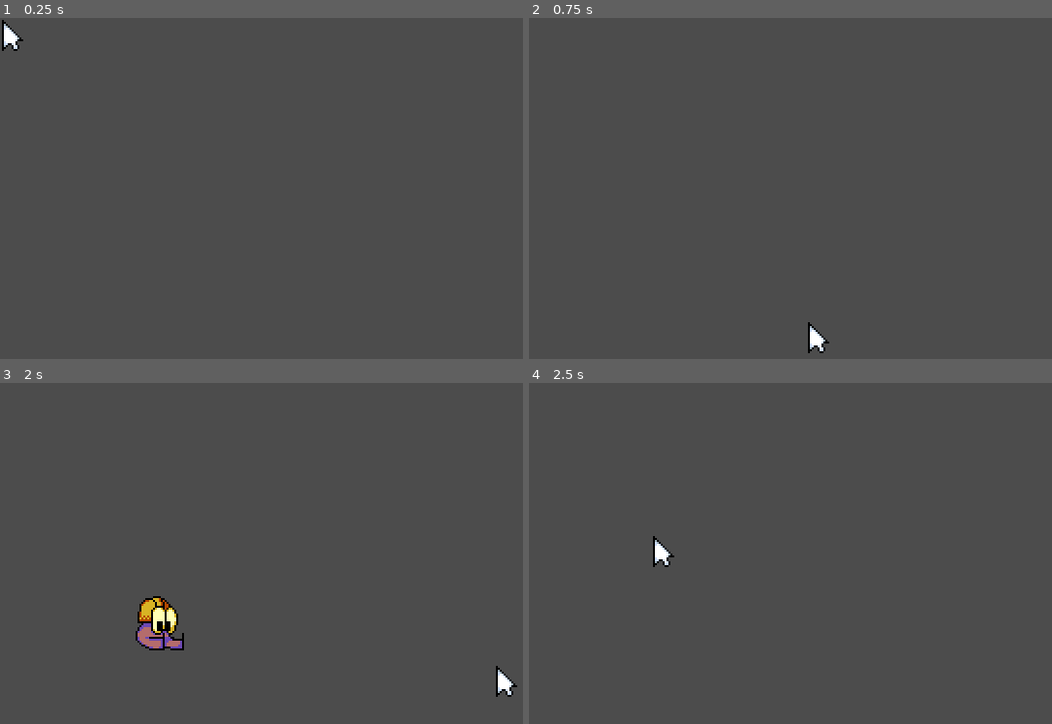
Above: before the commit, frames 1-4 (two rows, left to right).
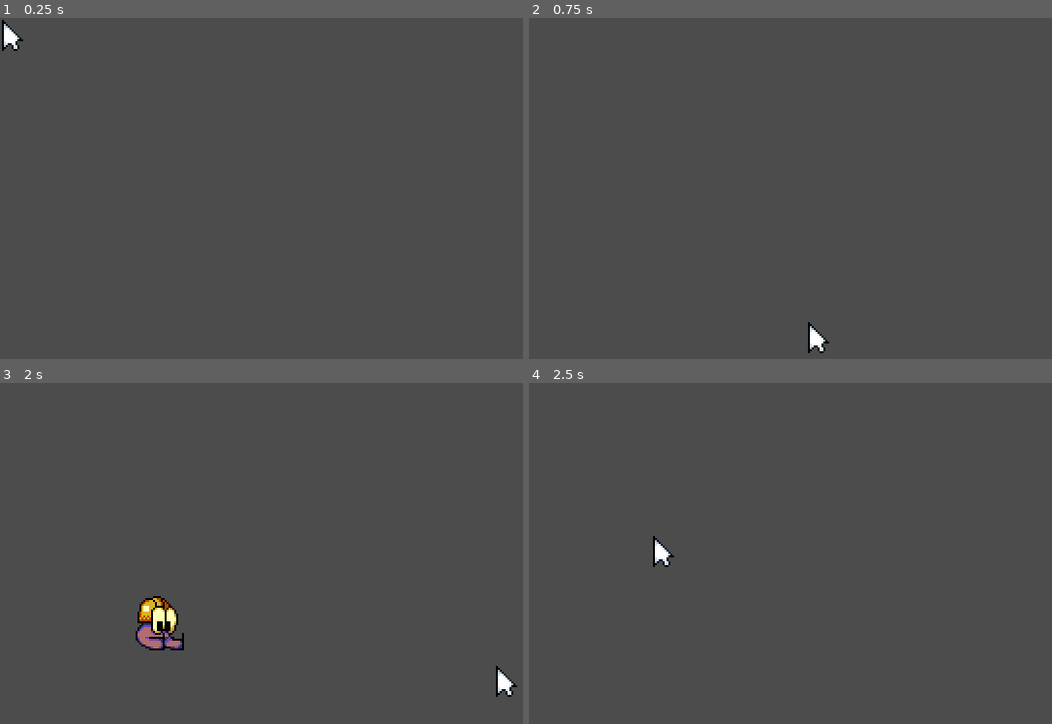
Above: after the commit, the same moments.

Repository: loopies2600/BBT
Game: Godot game, scene res://Data/Player/Player.tscn
The game is run twice, just before and just after one commit, with the same random seed, the same clock (stepped at 60 frames per second) and the same inputs. This scene is started directly instead of the project's main scene.
Inputs (mouse positions are in pixels of both pictures, inside the frame that each line leads up to):
- Up to frame 1 (0.25 s): no input
- Up to frame 2 (0.75 s): tap Enter at 0.5 s; move the mouse to (806, 321) at 0.52 s; hold Right (right) from 0.53 s (still down); hold Down (look_down) from 0.53 s (still down); tap X (attack) at 0.6 s; click (806, 321) at 0.67 s
- Up to frame 3 (2 s): keep holding Right (right); tap Z (jump) at 0.77, 1.07, 1.52, 1.55, 1.82 s; move the mouse to (496, 666) at 1.27 s; release Down (look_down) at 1.28 s; tap Down (look_down) at 1.35 s
- Up to frame 4 (2.5 s): move the mouse to (654, 536) at 2.02 s; release Right (right) at 2.03 s; hold Left (left) from 2.03 s (still down); hold Z (jump) from 2.03 s (still down); tap X (attack) at 2.3 s

Frames 1-2 are identical in both runs. In frame 3, less than 0.1% of the frame differs, in the area x 26-35%, y 63-78%; in frame 4, nothing differs.

Commit message:
Slide así como en el beis bol

Diff:
--- a/Data/Player/Crouch.gd
+++ b/Data/Player/Crouch.gd
@@ -14,10 +14,11 @@
 			emit_signal("finished", "air")
 
 		if Input.is_action_just_pressed("attack"):
-			emit_signal("finished", "attack", {"noBoost" : true})
+			emit_signal("finished", "slide")
 
-		if Input.is_action_just_pressed("jump"):
-			emit_signal("finished", "air", {"jumpHeight" : owner.jumpHeight})
+		if !owner.ceilDetector.is_colliding():
+			if Input.is_action_just_pressed("jump"):
+				emit_signal("finished", "air", {"jumpHeight" : owner.jumpHeight})
 
-		if Input.is_action_just_released("look_down"):
-			emit_signal("finished", "idle")
+			if Input.is_action_just_released("look_down"):
+				emit_signal("finished", "idle")
--- a/Data/Player/Idle.gd
+++ b/Data/Player/Idle.gd
@@ -4,7 +4,13 @@
 	owner.slideDownSlopes = false
 	owner._doDust = false
 
-	var suffix := "FromJump" if get_parent().previous_state == "air" else ""
+	var suffix := ""
+
+	match get_parent().previous_state:
+		"air":
+			suffix = "FromJump"
+		"slide":
+			suffix = "FromSlide"
 
 	owner.anim.play("Idle" + suffix)
 
@@ -18,11 +24,12 @@
 		if !owner.is_on_floor():
 			emit_signal("finished", "air")
 
-		if Input.is_action_just_pressed("jump"):
-			emit_signal("finished", "air", {"jumpHeight" : owner.jumpHeight})
+		if !owner.ceilDetector.is_colliding():
+			if Input.is_action_just_pressed("jump"):
+				emit_signal("finished", "air", {"jumpHeight" : owner.jumpHeight})
 
-		if Input.is_action_just_pressed("attack"):
-			emit_signal("finished", "attack")
+			if Input.is_action_just_pressed("attack"):
+				emit_signal("finished", "attack")
 
 		if Input.is_action_pressed("look_down"):
 			emit_signal("finished", "crouch")
--- a/Data/Player/Move.gd
+++ b/Data/Player/Move.gd
@@ -16,11 +16,12 @@
 		if !owner.is_on_floor():
 			emit_signal("finished", "air")
 
-		if Input.is_action_just_pressed("jump"):
-			emit_signal("finished", "air", {"jumpHeight" : owner.jumpHeight})
+		if !owner.ceilDetector.is_colliding():
+			if Input.is_action_just_pressed("jump"):
+				emit_signal("finished", "air", {"jumpHeight" : owner.jumpHeight})
 
-		if Input.is_action_just_pressed("attack"):
-			emit_signal("finished", "attack")
+			if Input.is_action_just_pressed("attack"):
+				emit_signal("finished", "attack")
 
 		if Input.is_action_just_pressed("look_down"):
 			emit_signal("finished", "crouch")
--- a/Data/Player/Player.gd
+++ b/Data/Player/Player.gd
@@ -11,6 +11,8 @@
 export (Vector2) var tossForce = Vector2(825, 368)
 export (int) var objDetectionRadius = 32
 export (float) var resetDelay = 1.5
+export (int) var slideDistance = 64
+export (float) var slideDuration = 0.35
 
 onready var anim := $Graphics/Anim
 onready var cam := $Camera
@@ -20,6 +22,7 @@
 onready var collisionBox := $CollisionBox
 onready var fsm := $StateMachine
 onready var light := $Light
+onready var ceilDetector := $CeilDetector
 
 var closeObj
 var holding
@@ -43,11 +46,13 @@
 	letsStart()
 
 func letsStart():
+	cam.set_as_toplevel(false)
+	cam.position = Vector2(0, 0)
+
 	global_position.x = spawnPos.x
 
 	velocity = Vector2.ZERO
 	_doDust = false
-	visible = false
 
 	collisionBox.set_deferred("disabled", true)
 
--- a/Data/Player/Player.tscn
+++ b/Data/Player/Player.tscn
@@ -13,6 +13,7 @@
 [ext_resource path="res://Data/Player/Dead.gd" type="Script" id=11]
 [ext_resource path="res://Sprites/Particles/Light.png" type="Texture" id=12]
 [ext_resource path="res://Data/Util/SpriteMask.gd" type="Script" id=13]
+[ext_resource path="res://Data/Player/Slide.gd" type="Script" id=14]
 
 [sub_resource type="CanvasItemMaterial" id=14]
 light_mode = 1
@@ -83,7 +84,7 @@
 "times": PoolRealArray( 0 ),
 "transitions": PoolRealArray( 1 ),
 "update": 0,
-"values": [ Vector2( 0, 2.5 ) ]
+"values": [ Vector2( 0, 8.5 ) ]
 }
 tracks/5/type = "value"
 tracks/5/path = NodePath("../CollisionBox:shape:extents")
@@ -95,7 +96,19 @@
 "times": PoolRealArray( 0 ),
 "transitions": PoolRealArray( 1 ),
 "update": 0,
-"values": [ Vector2( 7.5, 13.5 ) ]
+"values": [ Vector2( 7.5, 7.5 ) ]
+}
+tracks/6/type = "value"
+tracks/6/path = NodePath("../CeilDetector:position")
+tracks/6/interp = 1
+tracks/6/loop_wrap = true
+tracks/6/imported = false
+tracks/6/enabled = true
+tracks/6/keys = {
+"times": PoolRealArray( 0 ),
+"transitions": PoolRealArray( 1 ),
+"update": 0,
+"values": [ Vector2( 0, 2 ) ]
 }
 
 [sub_resource type="Animation" id=9]
@@ -318,6 +331,18 @@
 "transitions": PoolRealArray( 1 ),
 "update": 0,
 "values": [ Vector2( 7.5, 15 ) ]
+}
+tracks/6/type = "value"
+tracks/6/path = NodePath("../CeilDetector:position")
+tracks/6/interp = 1
+tracks/6/loop_wrap = true
+tracks/6/imported = false
+tracks/6/enabled = true
+tracks/6/keys = {
+"times": PoolRealArray( 0 ),
+"transitions": PoolRealArray( 1 ),
+"update": 0,
+"values": [ Vector2( 0, 0 ) ]
 }
 
 [sub_resource type="Animation" id=7]
@@ -409,6 +434,95 @@
 "values": [ Vector2( 0, 1 ) ]
 }
 
+[sub_resource type="Animation" id=17]
+resource_name = "IdleFromSlide"
+tracks/0/type = "value"
+tracks/0/path = NodePath("HeldObjectOffset:position")
+tracks/0/interp = 2
+tracks/0/loop_wrap = true
+tracks/0/imported = false
+tracks/0/enabled = true
+tracks/0/keys = {
+"times": PoolRealArray( 0, 0.2 ),
+"transitions": PoolRealArray( 1, 1 ),
+"update": 0,
+"values": [ Vector2( 0, -24 ), Vector2( 0, -30 ) ]
+}
+tracks/1/type = "value"
+tracks/1/path = NodePath("Sprite:rotation_degrees")
+tracks/1/interp = 1
+tracks/1/loop_wrap = true
+tracks/1/imported = false
+tracks/1/enabled = true
+tracks/1/keys = {
+"times": PoolRealArray( 0 ),
+"transitions": PoolRealArray( 1 ),
+"update": 0,
+"values": [ 0.0 ]
+}
+tracks/2/type = "value"
+tracks/2/path = NodePath("Sprite:position")
+tracks/2/interp = 1
+tracks/2/loop_wrap = true
+tracks/2/imported = false
+tracks/2/enabled = true
+tracks/2/keys = {
+"times": PoolRealArray( 0 ),
+"transitions": PoolRealArray( 1 ),
+"update": 0,
+"values": [ Vector2( 0, 0 ) ]
+}
+tracks/3/type = "value"
+tracks/3/path = NodePath("Sprite:region_rect")
+tracks/3/interp = 0
+tracks/3/loop_wrap = true
+tracks/3/imported = false
+tracks/3/enabled = true
+tracks/3/keys = {
+"times": PoolRealArray( 0, 0.1, 0.2 ),
+"transitions": PoolRealArray( 1, 1, 1 ),
+"update": 0,
+"values": [ Rect2( 0, 64, 32, 32 ), Rect2( 96, 0, 32, 32 ), Rect2( 0, 0, 32, 32 ) ]
+}
+tracks/4/type = "method"
+tracks/4/path = NodePath("Anim")
+tracks/4/interp = 1
+tracks/4/loop_wrap = true
+tracks/4/imported = false
+tracks/4/enabled = true
+tracks/4/keys = {
+"times": PoolRealArray( 1 ),
+"transitions": PoolRealArray( 1 ),
+"values": [ {
+"args": [ "Idle", -1, 1.0, false ],
+"method": "play"
+} ]
+}
+tracks/5/type = "value"
+tracks/5/path = NodePath("../CollisionBox:shape:extents")
+tracks/5/interp = 1
+tracks/5/loop_wrap = true
+tracks/5/imported = false
+tracks/5/enabled = true
+tracks/5/keys = {
+"times": PoolRealArray( 0 ),
+"transitions": PoolRealArray( 1 ),
+"update": 0,
+"values": [ Vector2( 7.5, 15 ) ]
+}
+tracks/6/type = "value"
+tracks/6/path = NodePath("../CollisionBox:position")
+tracks/6/interp = 1
+tracks/6/loop_wrap = true
+tracks/6/imported = false
+tracks/6/enabled = true
+tracks/6/keys = {
+"times": PoolRealArray( 0 ),
+"transitions": PoolRealArray( 1 ),
+"update": 0,
+"values": [ Vector2( 0, 1 ) ]
+}
+
 [sub_resource type="Animation" id=6]
 resource_name = "Jump"
 tracks/0/type = "value"
@@ -545,6 +659,69 @@
 "transitions": PoolRealArray( 1 ),
 "update": 0,
 "values": [ Vector2( 7.5, 13.5 ) ]
+}
+tracks/6/type = "value"
+tracks/6/path = NodePath("../CeilDetector:position")
+tracks/6/interp = 1
+tracks/6/loop_wrap = true
+tracks/6/imported = false
+tracks/6/enabled = true
+tracks/6/keys = {
+"times": PoolRealArray( 0 ),
+"transitions": PoolRealArray( 1 ),
+"update": 0,
+"values": [ Vector2( 0, 0 ) ]
+}
+
+[sub_resource type="Animation" id=16]
+resource_name = "Slide"
+tracks/0/type = "value"
+tracks/0/path = NodePath("Sprite:region_rect")
+tracks/0/interp = 1
+tracks/0/loop_wrap = true
+tracks/0/imported = false
+tracks/0/enabled = true
+tracks/0/keys = {
+"times": PoolRealArray( 0 ),
+"transitions": PoolRealArray( 1 ),
+"update": 0,
+"values": [ Rect2( 16, 104, 48, 24 ) ]
+}
+tracks/1/type = "value"
+tracks/1/path = NodePath("Sprite:position")
+tracks/1/interp = 1
+tracks/1/loop_wrap = true
+tracks/1/imported = false
+tracks/1/enabled = true
+tracks/1/keys = {
+"times": PoolRealArray( 0 ),
+"transitions": PoolRealArray( 1 ),
+"update": 0,
+"values": [ Vector2( 0, 4 ) ]
+}
+tracks/2/type = "value"
+tracks/2/path = NodePath("../CollisionBox:position")
+tracks/2/interp = 1
+tracks/2/loop_wrap = true
+tracks/2/imported = false
+tracks/2/enabled = true
+tracks/2/keys = {
+"times": PoolRealArray( 0 ),
+"transitions": PoolRealArray( 1 ),
+"update": 0,
+"values": [ Vector2( 1.5, 8.5 ) ]
+}
+tracks/3/type = "value"
+tracks/3/path = NodePath("../CollisionBox:shape:extents")
+tracks/3/interp = 1
+tracks/3/loop_wrap = true
+tracks/3/imported = false
+tracks/3/enabled = true
+tracks/3/keys = {
+"times": PoolRealArray( 0 ),
+"transitions": PoolRealArray( 1 ),
+"update": 0,
+"values": [ Vector2( 17.5, 7.5 ) ]
 }
 
 [sub_resource type="Animation" id=5]
@@ -634,6 +811,11 @@
 script = ExtResource( 2 )
 dustMinVel = 600.0
 
+[node name="CeilDetector" type="RayCast2D" parent="."]
+enabled = true
+cast_to = Vector2( 0, -16 )
+collision_mask = 63
+
 [node name="Tools" type="Node" parent="."]
 script = ExtResource( 1 )
 
@@ -663,8 +845,10 @@
 anims/Fall = SubResource( 10 )
 anims/Idle = SubResource( 3 )
 anims/IdleFromJump = SubResource( 7 )
+anims/IdleFromSlide = SubResource( 17 )
 anims/Jump = SubResource( 6 )
 anims/RESET = SubResource( 4 )
+anims/Slide = SubResource( 16 )
 anims/Walk = SubResource( 5 )
 
 [node name="HeldObjectOffset" type="Position2D" parent="Graphics"]
@@ -698,6 +882,9 @@
 
 [node name="Dead" type="Node" parent="StateMachine"]
 script = ExtResource( 11 )
+
+[node name="Slide" type="Node" parent="StateMachine"]
+script = ExtResource( 14 )
 
 [node name="Camera" type="Camera2D" parent="."]
 current = true
--- /dev/null
+++ b/Data/Player/Slide.gd
@@ -0,0 +1,24 @@
+extends State
+
+var time := 0.0
+
+func enter(_msg := {}):
+	owner.velocity = Vector2.ZERO
+	owner.anim.play("Slide")
+
+	var boost : int = owner.global_position.x + (owner.slideDistance * owner.dir)
+
+	var tween = Tween.new()
+	add_child(tween)
+
+	tween.interpolate_property(owner, "global_position:x", null, boost, owner.slideDuration, Tween.TRANS_CUBIC, Tween.EASE_OUT)
+	tween.start()
+
+	yield(tween, "tween_completed")
+	tween.queue_free()
+
+	emit_signal("finished", "idle")
+
+func physics_update(_delta):
+	if sign(owner.velocity.y) == -sign(owner.upDirection.y):
+		emit_signal("finished", "air")
--- a/Data/Player/StateMachine.gd
+++ b/Data/Player/StateMachine.gd
@@ -6,4 +6,5 @@
 				   "move" : $Move,
 				   "air" : $Air,
 				   "attack" : $Attack,
-				   "dead" : $Dead }
+				   "dead" : $Dead,
+				   "slide" : $Slide }
--- a/Data/Util/Global.tscn
+++ b/Data/Util/Global.tscn
@@ -23,6 +23,7 @@
 
 [node name="LevelShadow" type="TileMap" parent="."]
 modulate = Color( 0, 0, 0, 1 )
+light_mask = 0
 material = SubResource( 1 )
 position = Vector2( 8, 8 )
 z_index = -1
@@ -30,6 +31,7 @@
 cell_size = Vector2( 16, 16 )
 collision_layer = 0
 collision_mask = 0
+occluder_light_mask = 0
 format = 1
 script = ExtResource( 5 )
 
Not shown: 1 places in Data/Player/Player.tscn that only renumber resources
Binary file changed: Sprites/Player/BB.png
Not shown, removed: web/index.apple-touch-icon.png.import
Not shown, removed: web/index.icon.png.import
Not shown, removed: web/index.png.import
Not shown, changed: web/index.html
Not shown, changed: web/index.pck
